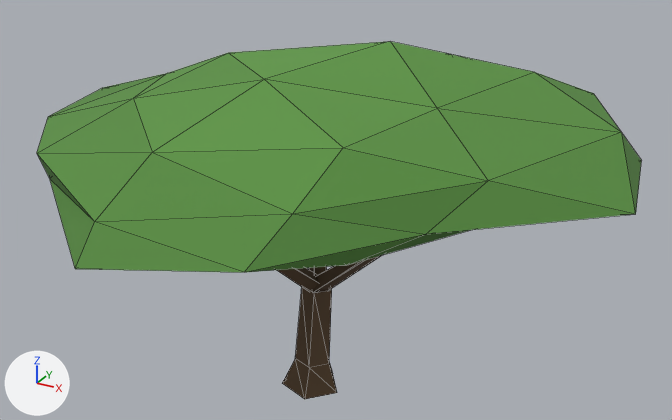
Two versions of the glTF model assets/trees/umbrella_a_lod1.glb, one commit apart.
The view is the same before and after, from a camera (50 mm lens) standing at (11.56, -19.54, 15.4) and looking at (0.54, 0.49, 5.39). The lights are fixed; the arrows at lower left show +X, +Y and +Z. The first picture is the older version. Mesh edges are drawn as thin lines. Vertices at exactly the same position are counted once.

The first picture shows 'umbrella'.
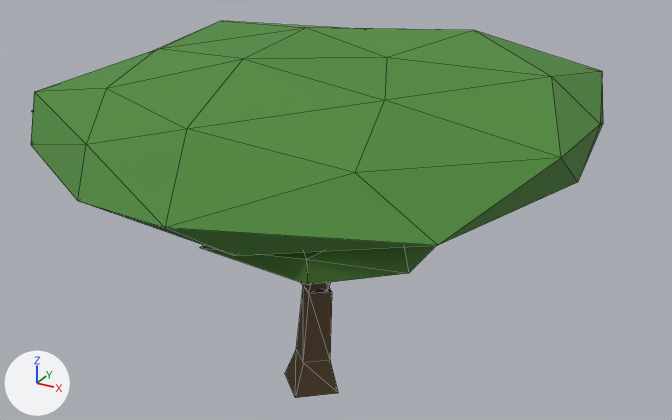
Where the change shows, as pixel boxes (x1, y1, x2, y2) in the pictures (672 x 420 px):
'umbrella', reshaped
    before: (37, 41, 642, 399)
    after: (31, 21, 603, 398)
part 1 of me_umbrella, rebuilt
    before: (37, 41, 642, 272)
    after: (31, 21, 603, 256)
part 2 of me_umbrella, built on
    before: (277, 255, 382, 399)
    after: (31, 110, 437, 398)

What changed in the scene script:
```text
Change me_umbrella:
    used by ob_umbrella; location = (0.0, 0.0, 0.0)
    remove me_umbrella.from_pydata(...)  # 81 vertices, 124 faces; spans x -8.0..8.5, y -7.8..7.7, z -0.1..9.2
    add me_umbrella.from_pydata(...)  # 117 vertices, 192 faces; spans x -8.2..7.2, y -7.8..7.8, z 0.0..9.7
    me_umbrella part 1: the loose piece of 42 vertices spanning x -8.0..8.5, y -7.8..7.7, z 6.8..9.2 is rebuilt with 42 vertices and now spans x -7.1..7.2, y -7.8..7.7, z 7.5..9.7
    me_umbrella part 2
    38 vertices are removed from x -2.6..4.6, y -3.8..4.1, z -0.1..7.4
    44 faces are deleted
    74 vertices are added at x -8.2..5.4, y -6.5..7.8, z 0.0..8.4
    52 new faces join them, mat_bark
    60 new faces join them, mat_foliage
```
